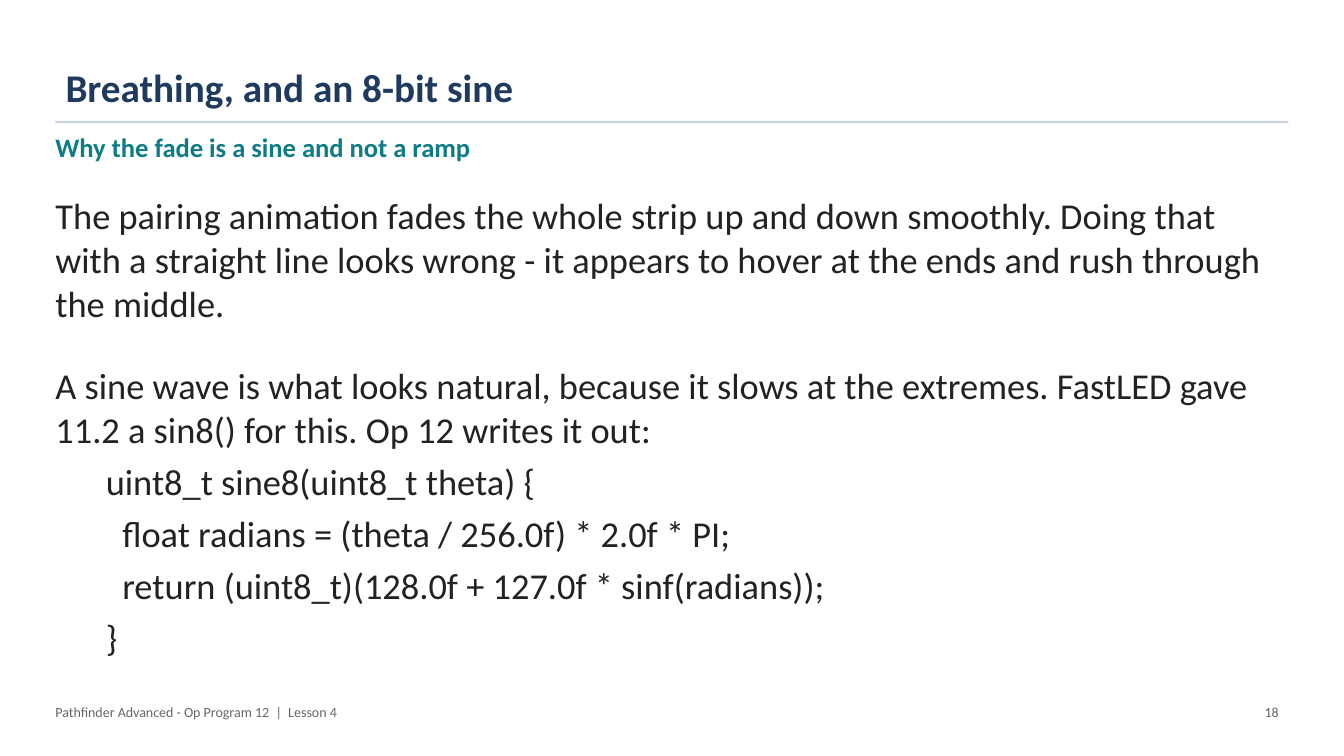
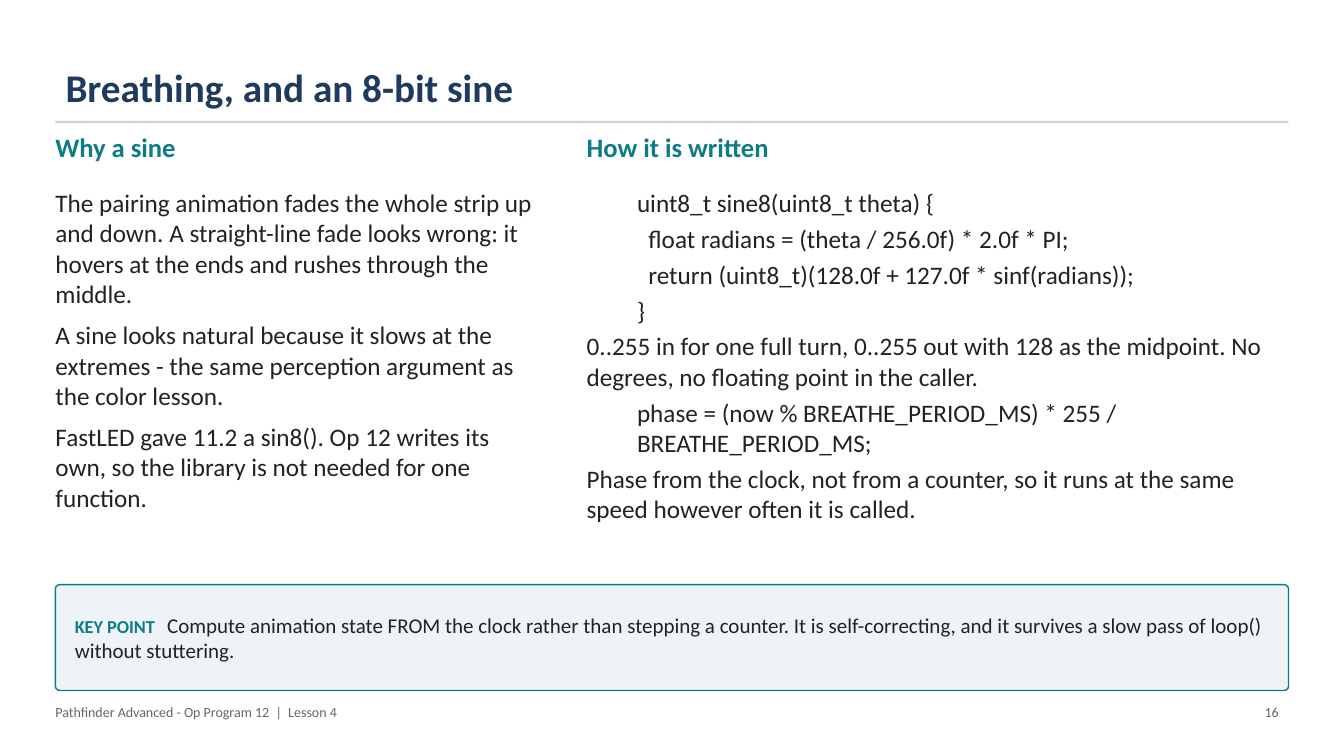
Before and after one commit to PorpoiseRobotics/porpoise-robotics, a slide deck: slide 17 of ground-vehicle/docs/courses/advanced/l4_lighting_state_machine.pptx (slide 19 before the commit). Drawn at 1344x756 pixels with LibreOffice and Linux fonts; fonts in the diff are those of the drawing. Boxes give left, top, right and bottom in pixels: in the first picture for what was removed or moved away, otherwise in the second. Text is boxed around its words. In the diff, an @@ line names an element or a change of style, - is before the commit and + after.

```diff
--- a/ground-vehicle/docs/courses/advanced/l4_lighting_state_machine.pptx
+++ b/ground-vehicle/docs/courses/advanced/l4_lighting_state_machine.pptx
@@ text at bbox=[55, 138, 176, 162]: text changed @@
-Why the fade is a sine and not a ramp
+Why a sine
@@ text added at bbox=[587, 138, 768, 158], 19 pt, text #0E7C86, bold @@
+How it is written
@@ text at bbox=[55, 194, 531, 507]: text changed; size 26 to 18 pt @@
-The pairing animation fades the whole strip up and down smoothly. Doing that with a straight line looks wrong - it appears to hover at the ends and rush through the middle.
-A sine wave is what looks natural, because it slows at the extremes. FastLED gave 11.2 a sin8() for this. Op 12 writes it out:
-  uint8_t sine8(uint8_t theta) {
-  float radians = (theta / 256.0f) * 2.0f * PI;
-  return (uint8_t)(128.0f + 127.0f * sinf(radians));
-  }
+The pairing animation fades the whole strip up and down. A straight-line fade looks wrong: it hovers at the ends and rushes through the middle.
+A sine looks natural because it slows at the extremes - the same perception argument as the color lesson.
+FastLED gave 11.2 a sin8(). Op 12 writes its own, so the library is not needed for one function.
@@ text added at bbox=[587, 194, 1261, 522], 18 pt, text #222222 @@
+  uint8_t sine8(uint8_t theta) {
+  float radians = (theta / 256.0f) * 2.0f * PI;
+  return (uint8_t)(128.0f + 127.0f * sinf(radians));
+  }
+0..255 in for one full turn, 0..255 out with 128 as the midpoint. No degrees, no floating point in the caller.
+  phase = (now % BREATHE_PERIOD_MS) * 255 / BREATHE_PERIOD_MS;
+Phase from the clock, not from a counter, so it runs at the same speed however often it is called.
@@ rounded rectangle added at bbox=[55, 585, 1289, 691], fill #EEF3F8, outline #0E7C86 1 pt, 15 pt, text #222222 @@
+KEY POINT Compute animation state FROM the clock rather than stepping a counter. It is self-correcting, and it survives a slow pass of loop() without stuttering.
@@ text at bbox=[1265, 707, 1279, 717]: text changed @@
-18
+16
```
Also in this commit, not shown: 13 other slides changed, 3 slides removed, 17 other files.
